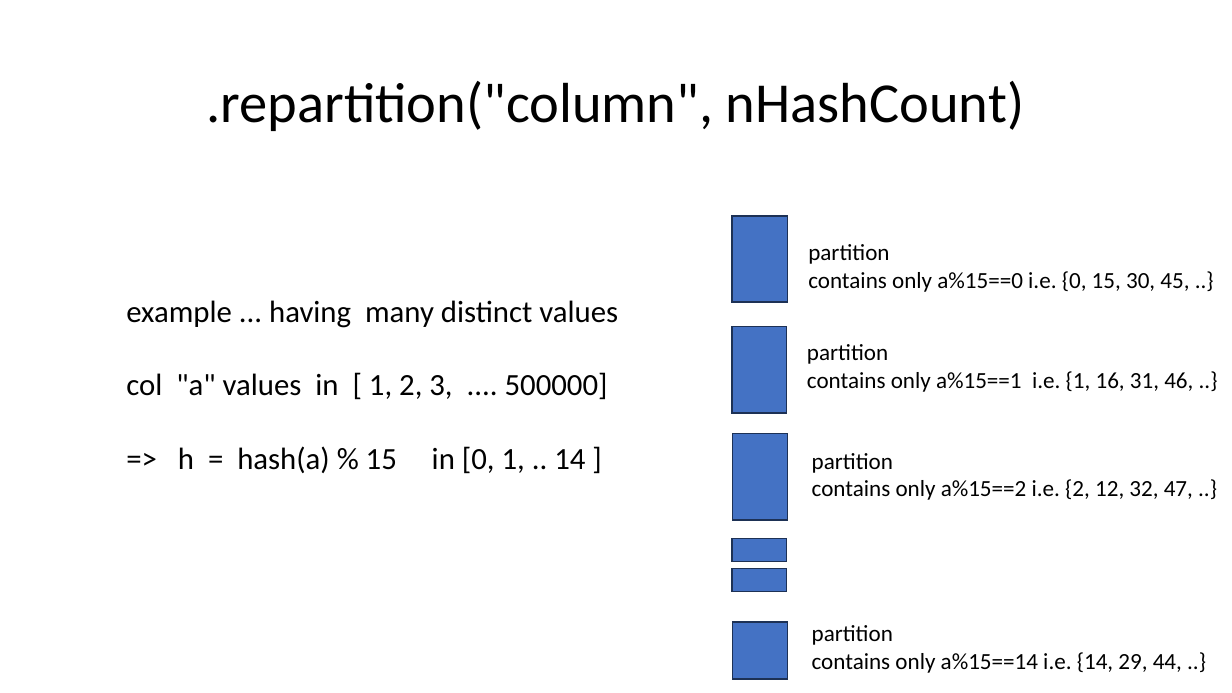
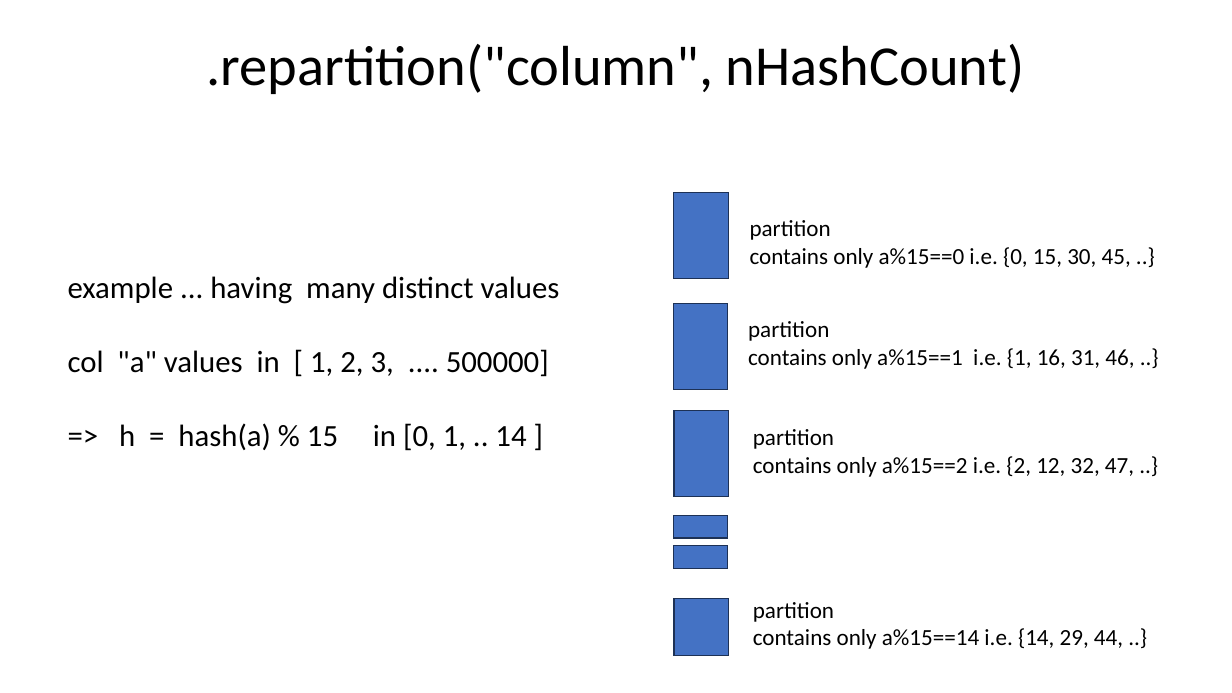
Before and after one commit to Arnaud-Nauwynck/presentations, a slide deck: slide 66 of pres-bigdata/8-Datalake-File-Format-Parquet.pptx (slide 58 before the commit). Drawn at 1232x693 pixels with LibreOffice and Linux fonts; fonts in the diff are those of the drawing. Boxes give left, top, right and bottom in pixels: in the first picture for what was removed or moved away, otherwise in the second. Text is boxed around its words. In the diff, an @@ line names an element or a change of style, - is before the commit and + after.

```diff
--- a/pres-bigdata/8-Datalake-File-Format-Parquet.pptx
+++ b/pres-bigdata/8-Datalake-File-Format-Parquet.pptx
@@ title ".repartition("column", nHashCount)": place and size @@
-title ".repartition("column", nHashCount)" at [206,81,1024,131]
+title ".repartition("column", nHashCount)" at [206,44,1024,94]
@@ 5 texts, 4 rectangles: place and size @@
-5 texts, 4 rectangles at [126,216,1193,679]
+5 texts, 4 rectangles at [68,192,1134,656]
@@ rectangle: place and size @@
-rectangle at [732,568,787,592]
+rectangle at [674,516,728,539]
@@ rectangle: place and size @@
-rectangle at [732,539,787,562]
+rectangle at [674,545,728,568]
```
Also in this commit, not shown: 46 other slides changed, 8 slides added, 22 other files.
